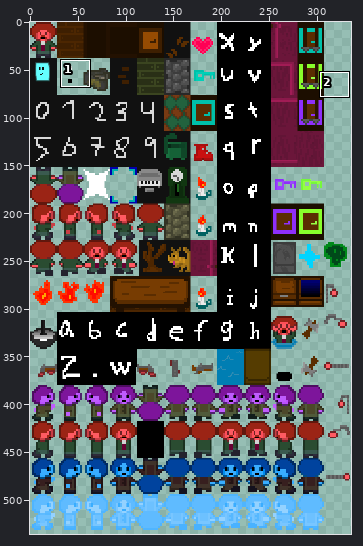
Sprite sheet, stored at html/sprite.png. The picture above shows the old version from afar; the outline marks the close-up.
Close-up. Old version:
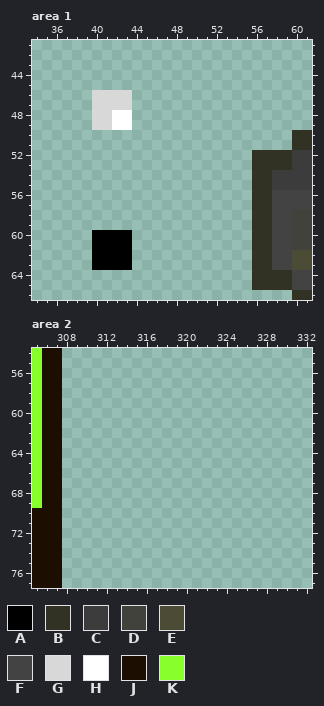
The file is 336x539 pixels. Colours within 5 levels of each other are drawn and written as one. Shown: area 1: x 34..61, y 41..66; area 2: x 305..332, y 54..77. The wide view leaves out empty margins.
Palette (. is transparent): A #000000  B #323224  C #3c3c3c  D #41423c  E #4c4b35  F #434343  G #d8d8d8  H #ffffff  J #1c0e00  K #88ff2b
Pixels before, area 1, first column x 40:
46 GGGG..................
47 GGGG..................
48 GGHH..................
49 GGHH..................
50 ....................BB
51 ....................BB
52 ................BBBBCC
53 ................BBBBCC
54 ................BBCCCC
55 ................BBCCCC
56 ................BBFFFF
57 ................BBFFFF
58 ................BBFFDD
59 ................BBFFDD
60 AAAA............BBFFDD
61 AAAA............BBFFDD
62 AAAA............BBFFEE
63 AAAA............BBFFEE
64 ................BBBBFF
65 ................BBBBFF
66 ....................BB
Pixels before, area 2, first column x 305:
54 KJJ
55 KJJ
56 KJJ
57 KJJ
58 KJJ
59 KJJ
60 KJJ
61 KJJ
62 KJJ
63 KJJ
64 KJJ
65 KJJ
66 KJJ
67 KJJ
68 KJJ
69 KJJ
70 JJJ
71 JJJ
72 JJJ
73 JJJ
74 JJJ
75 JJJ
76 JJJ
77 JJJ
Now the later version:
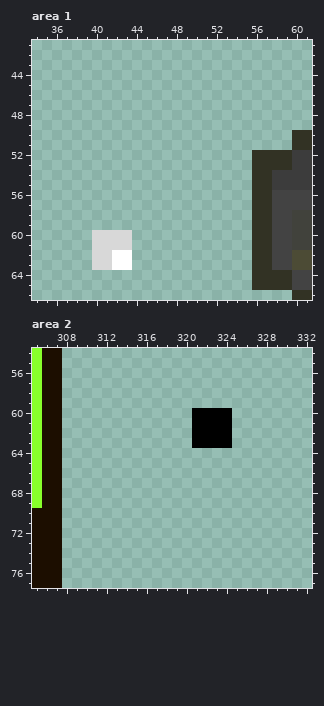
The edit:
Area 1:
y 46..47: x 40..43 GGGG -> ....
y 48..49: x 40..43 GGHH -> ....
y 60..61: x 40..43 AAAA -> GGGG
y 62..63: x 40..43 AAAA -> GGHH
Area 2:
y 60..63: x 321..324 .... -> AAAA
Where, in picture pixels (left, top, right, bottom), the same in both close-ups:
erased: (92, 90, 132, 130)
changed: (92, 230, 132, 270)
added: (192, 408, 232, 448)
